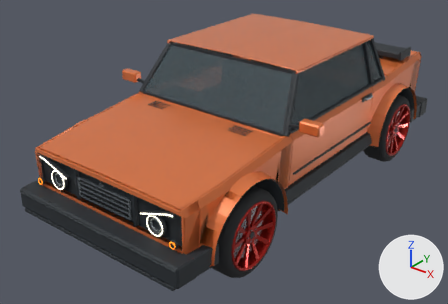
An edit to the glTF model model-revisions/bulancia-r002/bulancia-r002.glb, drawn before and after from the same camera.
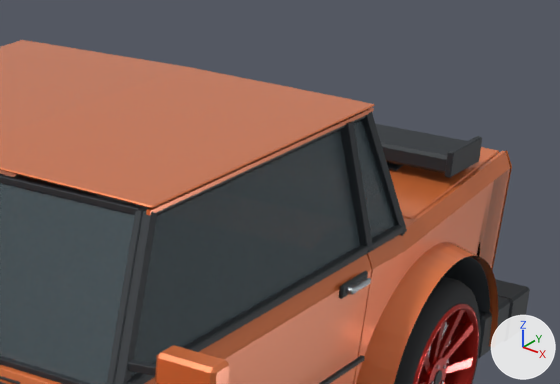
Each version appears first whole from a 50 mm lens placed at (3.27, -4.55, 2.65), pointed at (-0.13, -0.29, 0.01), and next in a close-up on the part from 55% to 98% of the width and 0% to 43% of the height. The lights are fixed; the arrows at lower right show +X, +Y and +Z. The first two pictures are the older version. Where no turn or scale is listed for an object, it has been applied to the vertices. Vertices at exactly the same position are counted once.

Before the edit, the objects in view are built like this:
```python
me_right_rear_quarter_dark = bpy.data.meshes.new('right-rear-quarter.dark')
me_right_rear_quarter_dark.from_pydata(...)  # 209 vertices, 420 faces; spans x -0.932..-0.472, y 0.812..1.748, z -0.145..0.468
me_right_rear_quarter_dark.materials.append(mat_dark)  # dark grey #262c31
me_spoiler_dark = bpy.data.meshes.new('spoiler.dark')
me_spoiler_dark.from_pydata(...)  # 168 vertices, 308 faces; spans x -0.8..0.8, y -0.11..0.15, z -0.06..0.06
me_spoiler_dark.materials.append(mat_dark)  # dark grey #262c31
me_trunk_paint = bpy.data.meshes.new('trunk.paint')
me_trunk_paint.from_pydata(...)  # 86 vertices, 164 faces; spans x -0.81..0.81, y -0.33..0.4, z 0.18..0.29
me_trunk_paint.materials.append(mat_paint)  # orange #e57940
ob_right_rear_quarter_dark = bpy.data.objects.new('right-rear-quarter.dark', me_right_rear_quarter_dark)
ob_right_rear_quarter_dark.location = (0.0, 0.0, 0.0)
ob_spoiler_dark = bpy.data.objects.new('spoiler.dark', me_spoiler_dark)
ob_spoiler_dark.location = (0.0, 1.59, 0.71)
ob_trunk_paint = bpy.data.objects.new('trunk.paint', me_trunk_paint)
ob_trunk_paint.location = (0.0, 1.5, 0.4)
# also in view: 'windshield.dark' at (0.0, -0.55, 0.81); 'left-window.glass' at (0.76, 0.06, 0.81); 'rear-bumper.dark' at (0.0, 1.87, 0.02); 'wheel:2.rim' at (0.84, 1.28, 0.0); 'cabin.dark' at (0.0, 0.19, 0.59)
```
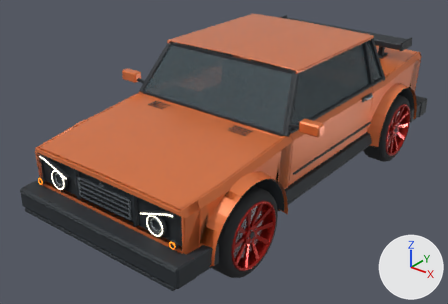
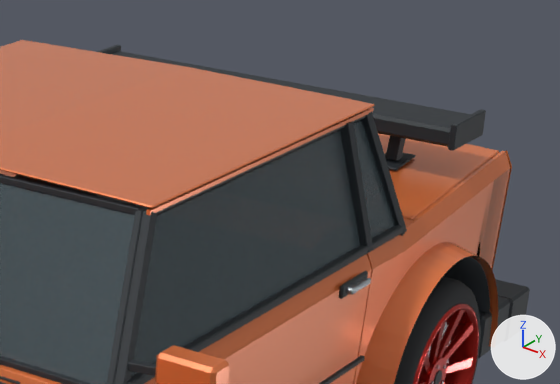
Where the change shows, as pixel boxes [x1, y1, x2, y2] in the close-ups (560 x 384 px; the box of a moved part takes in the faces that stretch with it):
'spoiler.dark', reshaped
    before: [376, 124, 482, 178]
    after: [97, 45, 486, 171]
part 1 of me_spoiler_dark, moved or reshaped (not visible before)
    after: [97, 45, 121, 54]
part 2 of me_spoiler_dark, moved or reshaped
    before: [445, 136, 482, 178]
    after: [448, 109, 486, 151]
part 3 of me_spoiler_dark, moved or reshaped
    before: [376, 124, 467, 174]
    after: [112, 51, 471, 147]
part 4 of me_spoiler_dark, moved or reshaped (not visible before)
    after: [385, 136, 401, 160]
part 5 of me_spoiler_dark, moved or reshaped (not visible before)
    after: [397, 138, 405, 160]

What changed in the scene script:
```text
Change me_spoiler_dark:
    used by ob_spoiler_dark; location = (0.0, 1.59, 0.71)
    remove me_spoiler_dark.from_pydata(...)  # 168 vertices, 308 faces; spans x -0.8..0.8, y -0.11..0.15, z -0.06..0.06
    add me_spoiler_dark.from_pydata(...)  # 168 vertices, 308 faces; spans x -0.8..0.8, y -0.11..0.15, z -0.06..0.16
    me_spoiler_dark part 1: the loose piece of 24 vertices spanning x -0.8..-0.78, y -0.11..0.15, z -0.03..0.06 is moved by (0.0, 0.0, 0.1)
    me_spoiler_dark part 2: the loose piece of 24 vertices spanning x 0.78..0.8, y -0.11..0.15, z -0.03..0.06 is moved by (0.0, 0.0, 0.1)
    me_spoiler_dark part 3: the loose piece of 24 vertices spanning x -0.8..0.8, y -0.1..0.14, z -0.03..0.04 is moved by (0.0, 0.0, 0.1)
    me_spoiler_dark part 4: all 6 vertices in x 0.51..0.55, y 0.02, z 0.0 are moved by (0.0, -0.01, 0.09)
    me_spoiler_dark part 5: all 6 vertices in x 0.51..0.55, y 0.04, z -0.04 are moved by (0.0, 0.01, 0.11)
    other edits to the shape of me_spoiler_dark do not show in these pictures
```
